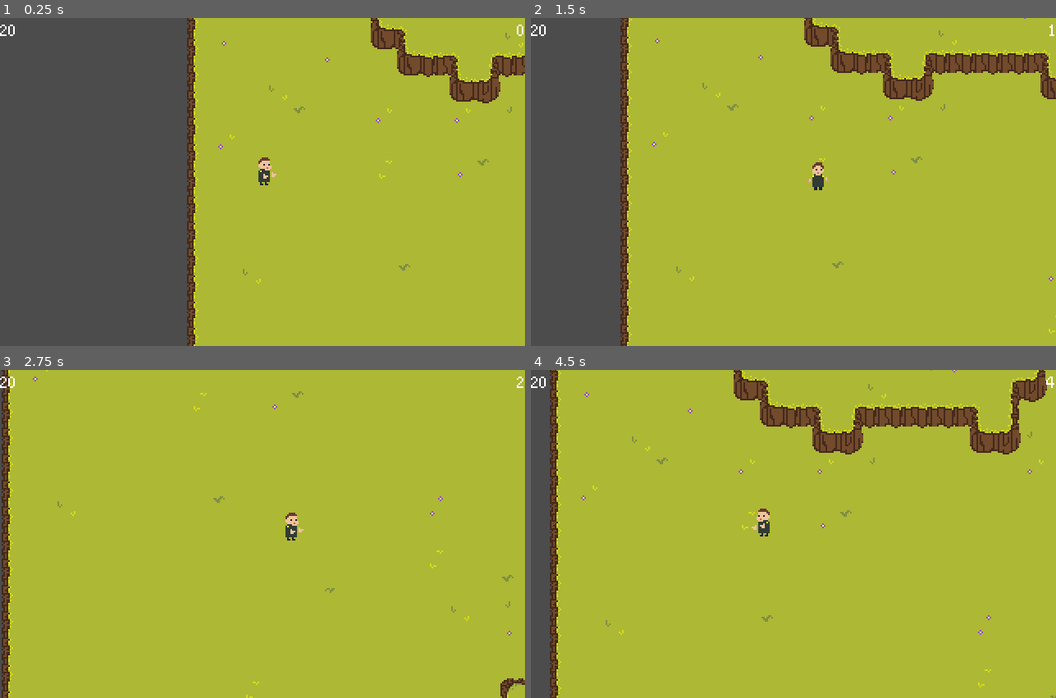
Above: before the commit, frames 1-4 (two rows, left to right).
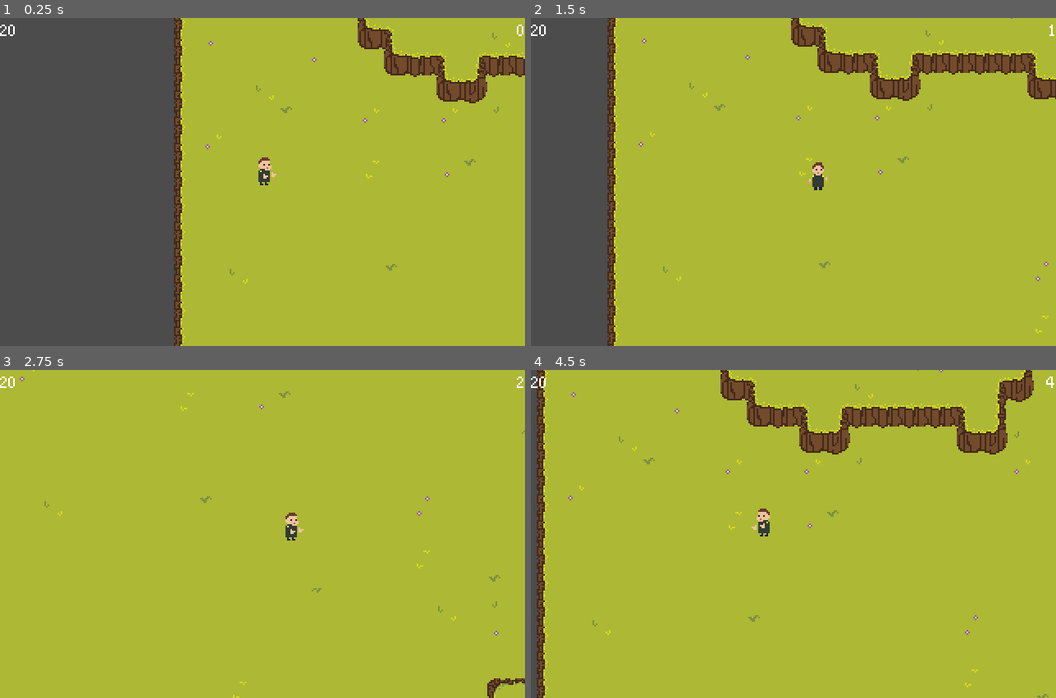
Above: after the commit, the same moments.

Repository: TeamKebab/GodotWildJam24
Game: Godot game, scene res://src/gui/Start.tscn
The game is run twice, just before and just after one commit, with the same random seed, the same clock (stepped at 60 frames per second) and the same inputs.
Inputs:
- Up to frame 1 (0.25 s): no input
- Up to frame 2 (1.5 s): tap Enter (ui_accept) at 0.5, 0.77 s; hold Right (ui_right) 0.53-1.28 s; hold Down (ui_down) from 1.28 s (still down)
- Up to frame 3 (2.75 s): tap Enter (ui_accept) at 1.52 s; release Down (ui_down) at 2.03 s; hold Right (ui_right) from 2.03 s (still down)
- Up to frame 4 (4.5 s): release Right (ui_right) at 2.78 s; hold Up (ui_up) 2.78-3.53 s; tap Enter (ui_accept) at 3.02, 3.77 s; hold Left (ui_left) from 3.53 s (still down)

The runs differ from the first frame. In frame 1, 6.5% of the frame differs, in the area x 33-100%, y 0-100%; in frame 2, 7.3%; in frame 3, 2.5%; in frame 4, 8.5%, in the area x 1-100%, y 0-100%.

Commit message:
damage types & breakables

Diff:
--- a/src/components/HP.gd
+++ b/src/components/HP.gd
@@ -7,7 +7,8 @@
 
 var max_hp: int = 1 setget _set_max_hp
 var hp : int setget _set_hp
-
+var invulnerable_to = []
+var vulnerable_to = []
 
 func _init(max_hp):
 	self.max_hp = max_hp
@@ -18,8 +19,9 @@
 	_set_hp(hp + healing)
 
 
-func damage(damage):
-	_set_hp(hp - damage)
+func damage(damage, type):
+	if not invulnerable_to.has(type) or vulnerable_to.has(type):
+		_set_hp(hp - damage)
 
 
 func _set_hp(new_hp):
--- a/src/components/MeleeAttack.gd
+++ b/src/components/MeleeAttack.gd
@@ -5,7 +5,7 @@
 func do_target_effect(target_hurtbox):
 	var target = target_hurtbox.get_parent()
 
-	target.hp.damage(damage)
+	target.hp.damage(damage, "normal")
 
 	var parent_position = get_parent().position
 	var knockback_direction = parent_position.direction_to(target.position)
--- /dev/null
+++ b/src/entities/Breakable.gd
@@ -0,0 +1,27 @@
+extends StaticBody2D
+
+
+const HP = preload("res://src/components/HP.gd")
+
+
+export(Array, String) var vulnerable_to = [] setget _set_vulnerable_to
+export var max_hp: int = 1
+
+
+onready var hp = HP.new(max_hp)
+
+
+func _ready():
+	hp.connect("died", self, "destroy")
+	hp.vulnerable_to = vulnerable_to
+
+
+func destroy():
+	queue_free()
+
+
+func _set_vulnerable_to(new_value):
+	vulnerable_to = new_value
+
+	if hp != null:
+		hp.vulnerable_to = vulnerable_to
--- /dev/null
+++ b/src/entities/Breakable.tscn
@@ -0,0 +1,15 @@
+[gd_scene load_steps=3 format=2]
+
+[ext_resource path="res://src/components/overlap/HurtBox.tscn" type="PackedScene" id=1]
+[ext_resource path="res://src/entities/Breakable.gd" type="Script" id=2]
+
+[node name="Breakable" type="StaticBody2D"]
+collision_layer = 128
+collision_mask = 0
+script = ExtResource( 2 )
+
+[node name="CollisionShape2D" type="CollisionShape2D" parent="."]
+
+[node name="HurtBox" parent="." instance=ExtResource( 1 )]
+
+[node name="Sprite" type="Sprite" parent="."]
--- /dev/null
+++ b/src/entities/Fence.tscn
@@ -0,0 +1,28 @@
+[gd_scene load_steps=5 format=2]
+
+[ext_resource path="res://src/entities/Breakable.tscn" type="PackedScene" id=1]
+[ext_resource path="res://assets/sprites/tilesets/fence.png" type="Texture" id=2]
+
+[sub_resource type="RectangleShape2D" id=1]
+extents = Vector2( 12, 5 )
+
+[sub_resource type="RectangleShape2D" id=2]
+extents = Vector2( 12, 10 )
+
+[node name="Fence" instance=ExtResource( 1 )]
+collision_layer = 2
+vulnerable_to = [ "Whomping" ]
+
+[node name="CollisionShape2D" parent="." index="0"]
+position = Vector2( 0, 2 )
+shape = SubResource( 1 )
+
+[node name="HurtBox" parent="." index="1"]
+position = Vector2( 0, -3 )
+collision_layer = 128
+collision_mask = 2147483648
+shape = SubResource( 2 )
+
+[node name="Sprite" parent="." index="2"]
+position = Vector2( 0, -5 )
+texture = ExtResource( 2 )
--- a/src/entities/Projectile.gd
+++ b/src/entities/Projectile.gd
@@ -52,7 +52,7 @@
 
 
 func do_target_effect(target):
-	target.hp.damage(damage)
+	target.hp.damage(damage, "normal")
 	target.knockback(motion.normalized() * knockback_strength)
 
 
--- a/src/maps/TestLevel.tscn
+++ b/src/maps/TestLevel.tscn
@@ -6,6 +6,7 @@
 [ext_resource path="res://src/entities/Shrine.tscn" type="PackedScene" id=4]
 [ext_resource path="res://src/entities/monsters/SwordSoldier.tscn" type="PackedScene" id=5]
 [ext_resource path="res://src/entities/monsters/ElfArcher.tscn" type="PackedScene" id=6]
+[ext_resource path="res://src/entities/Fence.tscn" type="PackedScene" id=7]
 
 [sub_resource type="NavigationPolygon" id=1]
 vertices = PoolVector2Array( 890.746, 239.173, 452.294, 246.733, 149.126, 143.289, 138.435, -50.0361, 399.469, 49.7445, …(241 unchanged characters)…
@@ -66,7 +67,10 @@
 [node name="ElfArcher" parent="YSort" index="4" instance=ExtResource( 6 )]
 position = Vector2( 200, 200 )
 
+[node name="Fence" parent="YSort" index="5" instance=ExtResource( 7 )]
+position = Vector2( 304, 72 )
+
 [node name="Default" parent="Entries" index="0"]
-position = Vector2( -128, 192 )
+position = Vector2( -120, 192 )
 
 [editable path="YSort/Shrine"]
Binary file added: assets/sprites/tilesets/fence.png
Not shown, added: assets/sprites/tilesets/fence.png.import
Not shown: 1 places in src/maps/TestLevel.tscn that only renumber resources
Not shown: 2 places in src/resources/PursueAndAttackStateMachine.tres that only renumber resources
